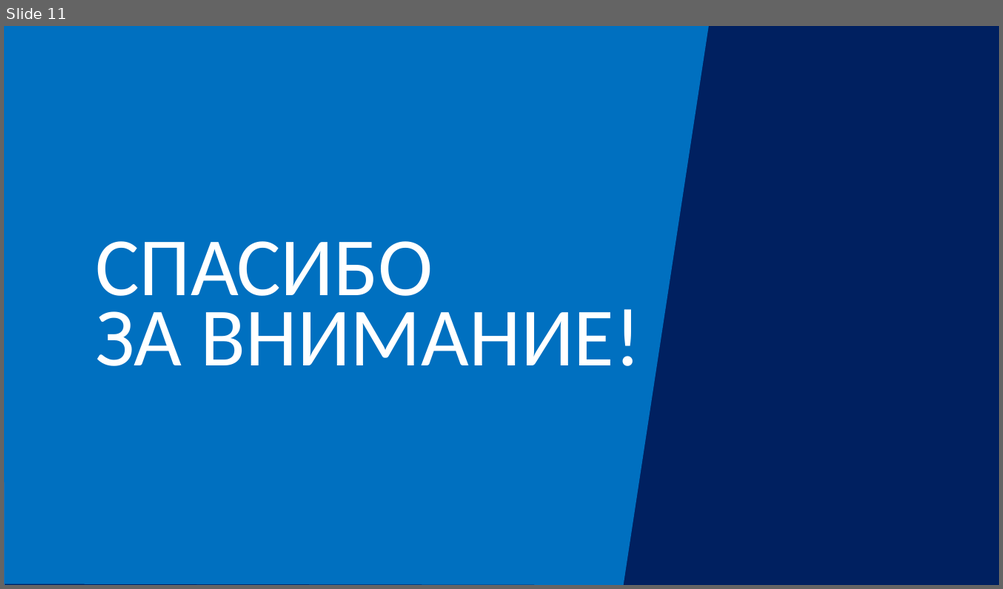
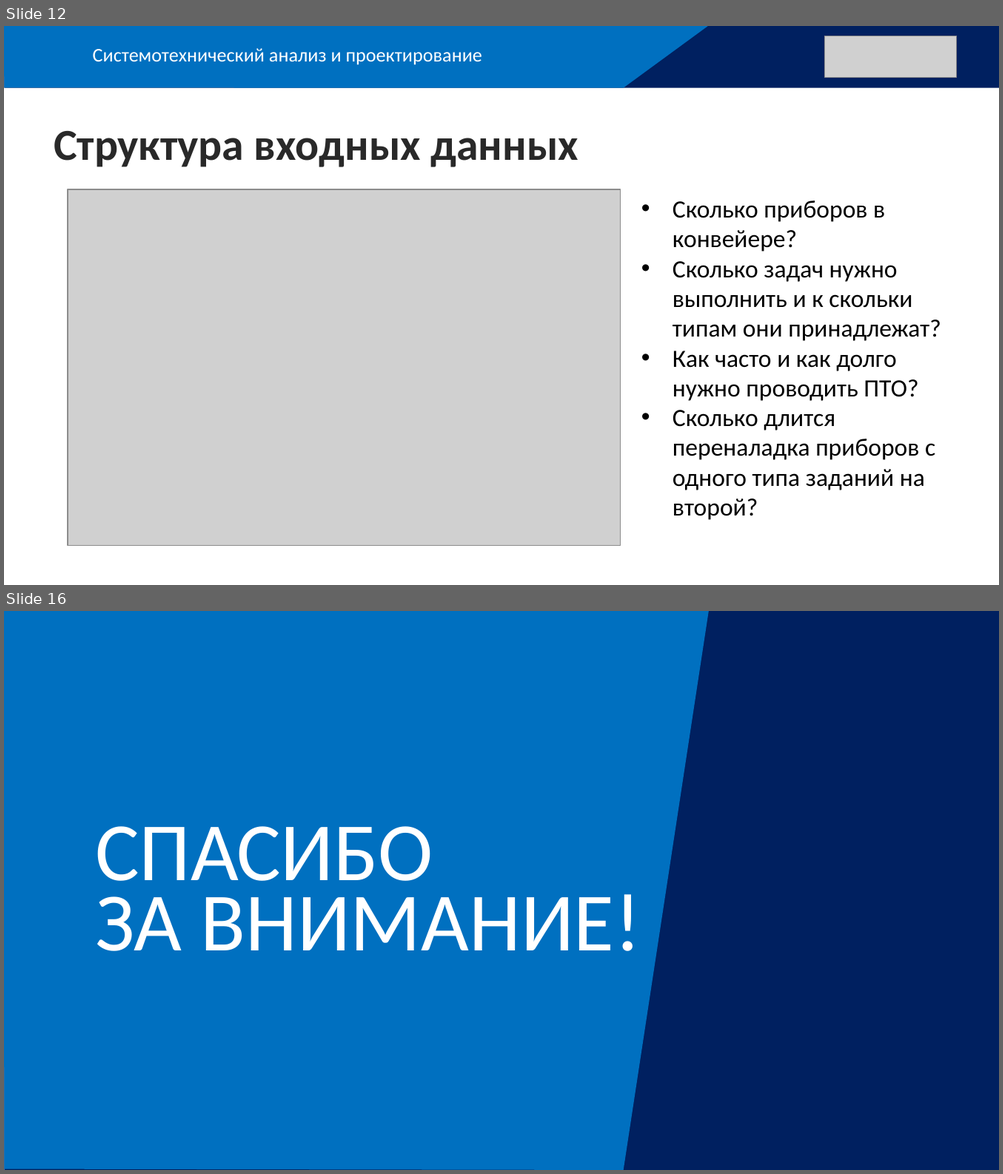
Before and after one commit to kostasmov/SevSU, a slide deck: 8 семестр/ПпЦП/Итоговая презентация.pptx. Shown one above the other, each under a label of ours: slide 11 before the commit, slides 12 and 16 after it; the slides between them are not shown. The pictures are 1003x589 and 1003x1174 pixels, drawn with LibreOffice and Linux fonts; fonts in the diff are those of the drawing; grey boxes stand for pictures. Boxes give left, top, right and bottom in pixels: in the first picture for what was removed or moved away, otherwise in the second. Text is boxed around its words. In the diff, an @@ line names an element or a change of style, - is before the commit and + after.

```diff
--- a/8 семестр/ПпЦП/Итоговая презентация.pptx
+++ b/8 семестр/ПпЦП/Итоговая презентация.pptx
@@ slide 12 added at box(4, 26, 999, 585), background #FFFFFF @@
@@ rectangle added at box(4, 26, 999, 87), fill #002060 @@
@@ freeform shape added at box(4, 26, 708, 87), fill #0070C0 @@
@@ picture added at box(825, 36, 956, 78) @@
@@ text added at box(93, 48, 482, 65), 14 pt, text #FFFFFF @@
+Системотехнический анализ и проектирование
@@ text added at box(54, 131, 578, 167), 32 pt, text #292929, bold @@
+Структура входных данных
@@ picture added at box(68, 190, 620, 546) @@
@@ text added at box(672, 201, 941, 520), 18 pt, text #000000 @@
+• Сколько приборов в конвейере?
+• Сколько задач нужно выполнить и к скольки типам они принадлежат?
+• Как часто и как долго нужно проводить ПТО?
+• Сколько длится переналадка приборов с одного типа заданий на второй?
@@ what was slide 11 is now slide 16 @@
```
Also in this commit, not shown: 3 slides changed, 4 other slides added, 13 other files.
